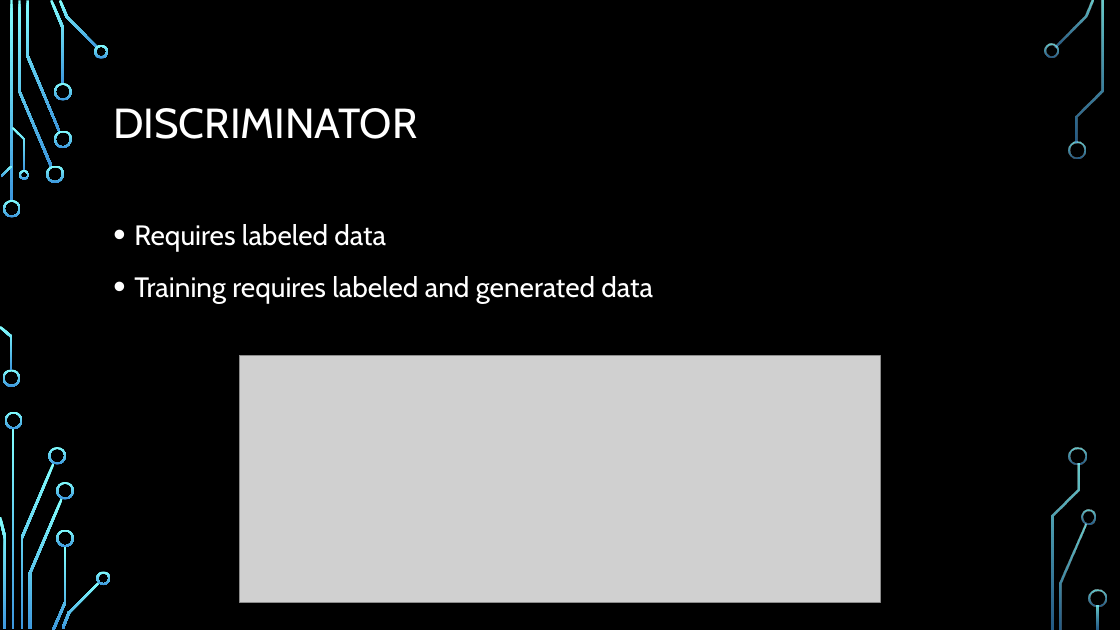
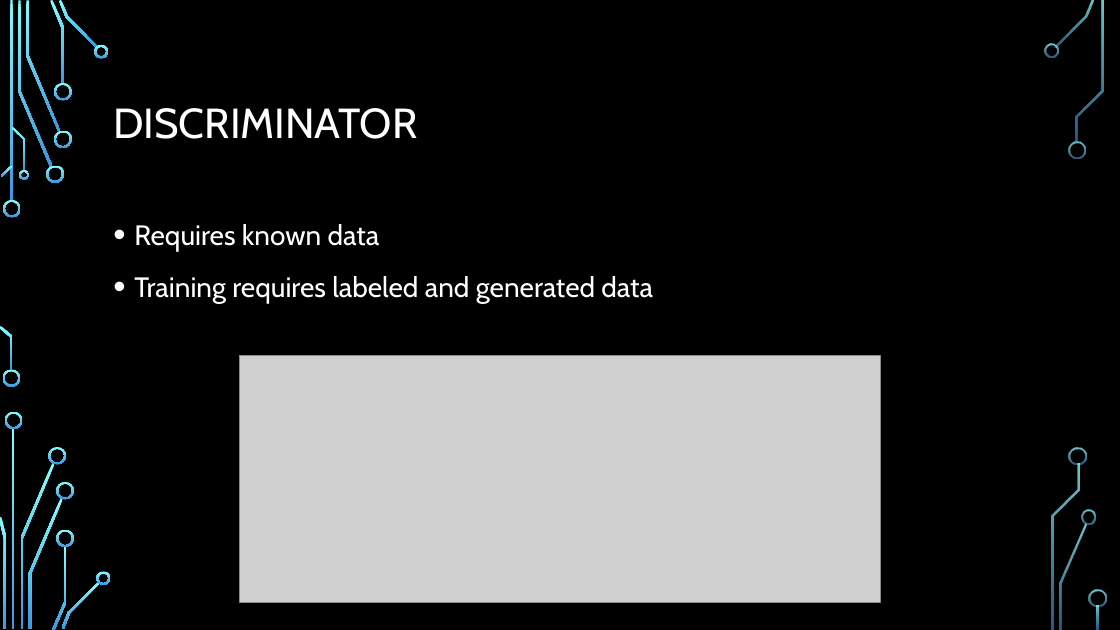
Before and after one commit to GnomeWorks/DS7335-ML, a slide deck: slide 8 of - Presentation/Generative Adversarial Networks.pptx (slide 5 before the commit). Drawn at 1120x630 pixels with LibreOffice and Linux fonts; fonts in the diff are those of the drawing; grey boxes stand for pictures; background and template pictures are left out. Boxes give left, top, right and bottom in pixels: in the first picture for what was removed or moved away, otherwise in the second. Text is boxed around its words. In the diff, an @@ line names an element or a change of style, - is before the commit and + after.

```diff
--- a/- Presentation/Generative Adversarial Networks.pptx
+++ b/- Presentation/Generative Adversarial Networks.pptx
@@ text at <box>134,224,380,252</box>: text changed @@
-• Requires labeled data
+• Requires known data
```
Also in this commit, not shown: 3 other slides changed, 5 slides added, 1 slide removed, 11 other files.
